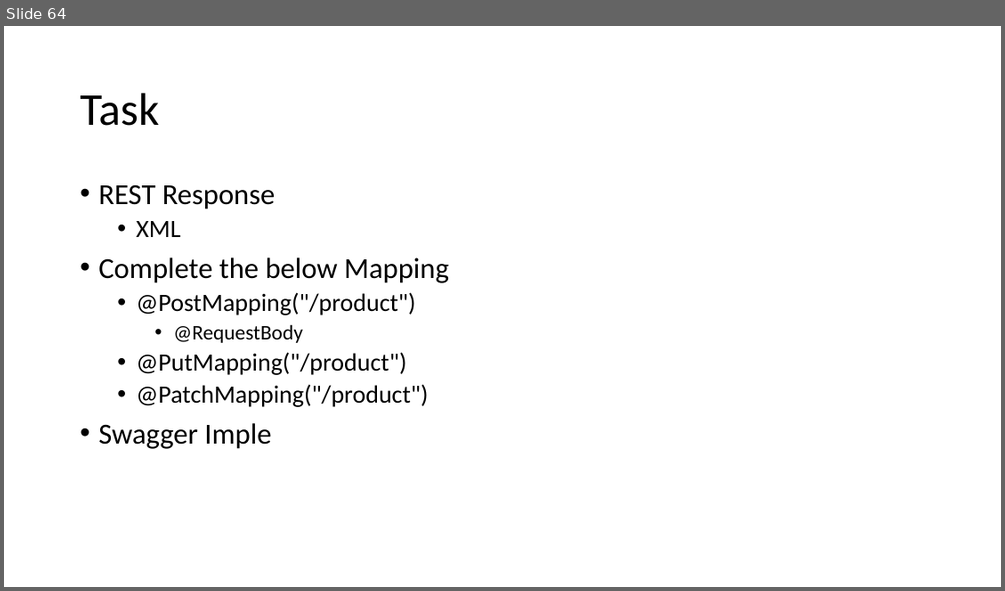
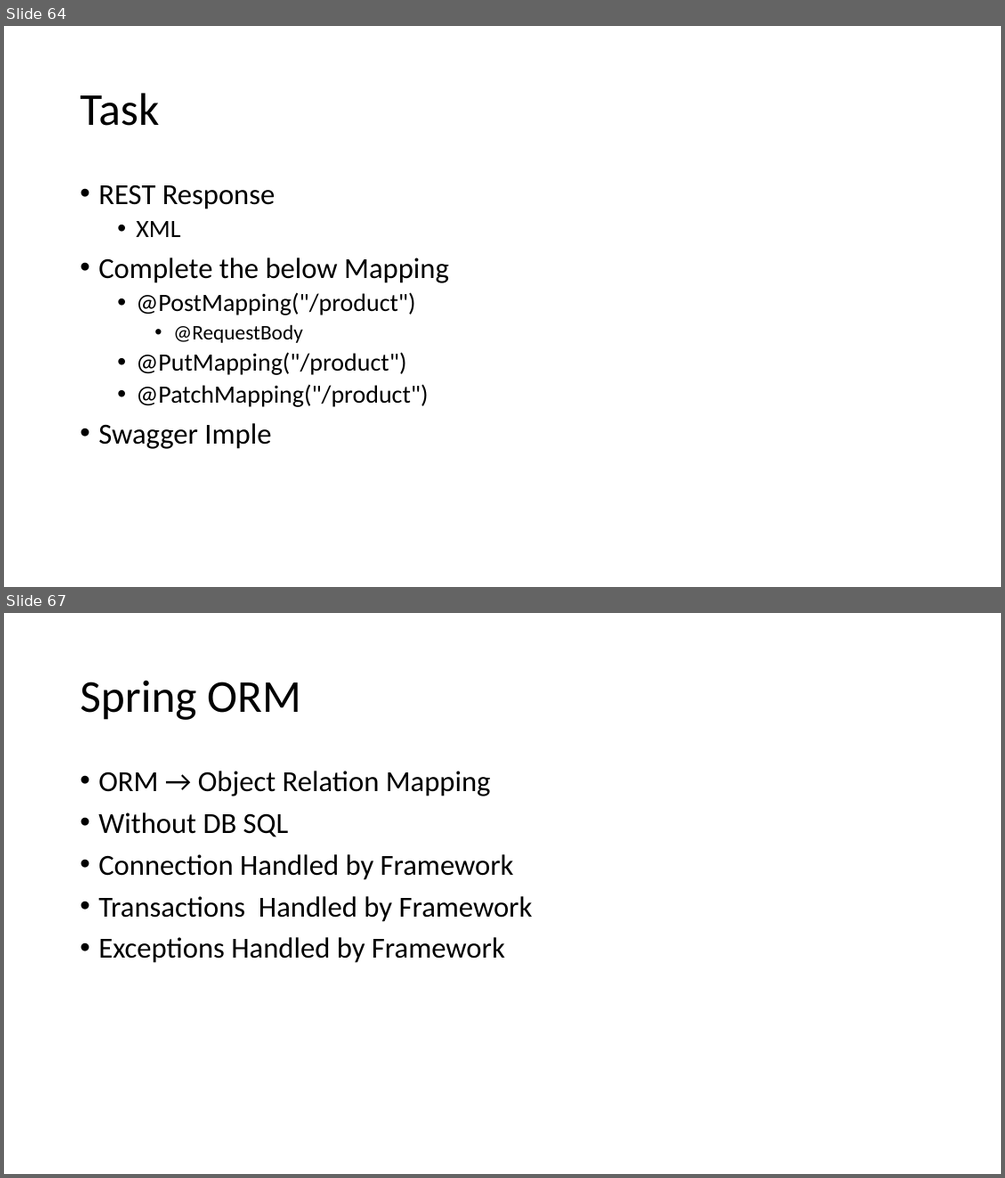
Before and after one commit to priyangm/pod_trg, a slide deck: Finishing School.pptx. Shown one above the other, each under a label of ours: slide 64 before the commit, slides 64 and 67 after it; the slides between them are not shown. The pictures are 1005x591 and 1005x1178 pixels, drawn with LibreOffice and Linux fonts; fonts in the diff are those of the drawing. Boxes give left, top, right and bottom in pixels: in the first picture for what was removed or moved away, otherwise in the second. Text is boxed around its words. In the diff, an @@ line names an element or a change of style, - is before the commit and + after.

```diff
--- a/Finishing School.pptx
+++ b/Finishing School.pptx
@@ slide 67 added at [4, 613, 1001, 1174], background #FFFFFF @@
@@ title added at [80, 680, 301, 720], 44 pt, text #000000 @@
+Spring ORM
@@ text added at [98, 771, 533, 963], 28 pt, text #000000 @@
+• ORM → Object Relation Mapping
+• Without DB SQL
+• Connection Handled by Framework
+• Transactions Handled by Framework
+• Exceptions Handled by Framework
```
Also in this commit, not shown: 5 other slides added, 1 other file.
